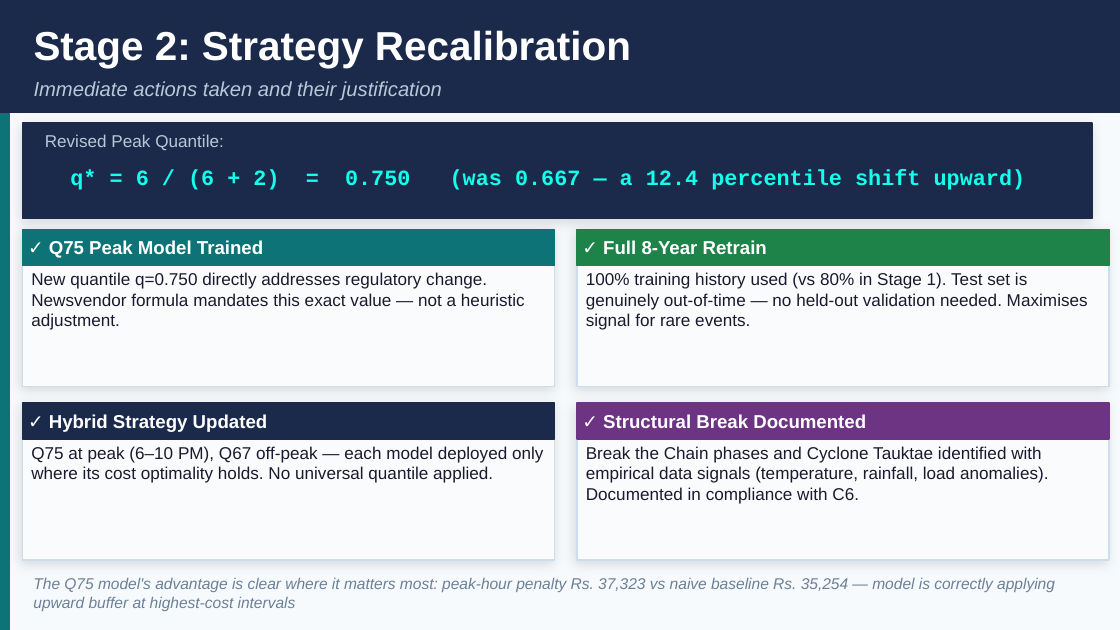
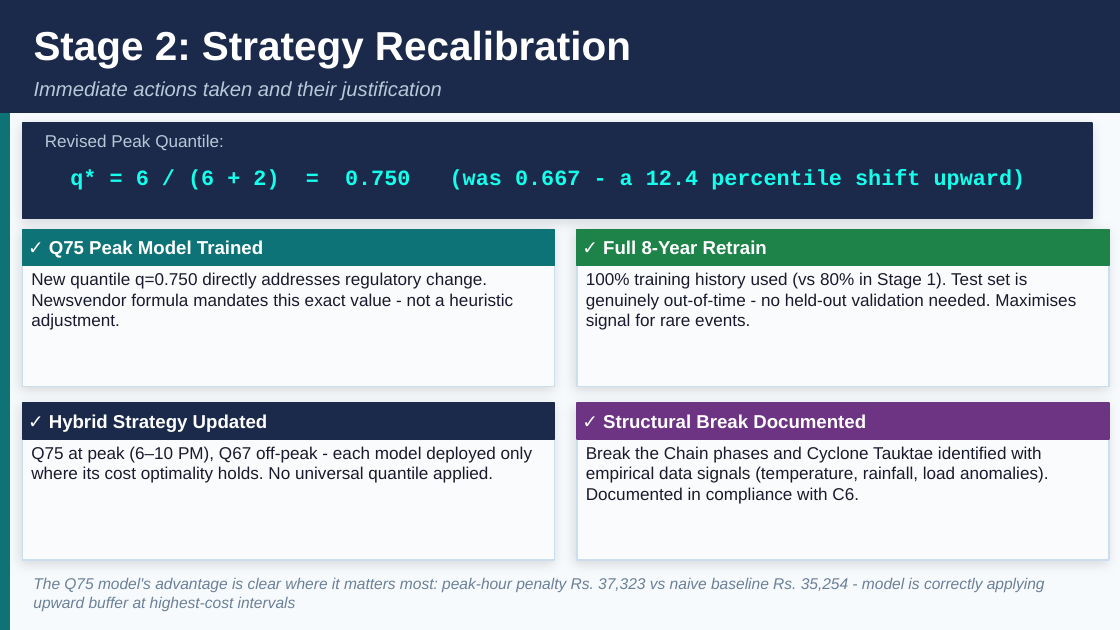
Before and after one commit to arnavgupta2004/DecodeX, a slide deck: slide 7 of Final Deliverables/GRIDSHIELD_Executive_Presentation.pptx. Drawn at 1120x630 pixels with LibreOffice and Linux fonts; fonts in the diff are those of the drawing. Boxes give left, top, right and bottom in pixels: in the first picture for what was removed or moved away, otherwise in the second. Text is boxed around its words. In the diff, an @@ line names an element or a change of style, - is before the commit and + after.

```diff
--- a/Final Deliverables/GRIDSHIELD_Executive_Presentation.pptx
+++ b/Final Deliverables/GRIDSHIELD_Executive_Presentation.pptx
@@ text at bbox=[70, 170, 1026, 190]: text changed @@
-q* = 6 / (6 + 2) = 0.750 (was 0.667 — a 12.4 percentile shift upward)
+q* = 6 / (6 + 2) = 0.750 (was 0.667 - a 12.4 percentile shift upward)
@@ text at bbox=[31, 272, 513, 330]: text changed @@
-New quantile q=0.750 directly addresses regulatory change. Newsvendor formula mandates this exact value — not a heuristic adjustment.
+New quantile q=0.750 directly addresses regulatory change. Newsvendor formula mandates this exact value - not a heuristic adjustment.
@@ text at bbox=[586, 272, 1076, 330]: text changed @@
-100% training history used (vs 80% in Stage 1). Test set is genuinely out-of-time — no held-out validation needed. Maximises signal for rare events.
+100% training history used (vs 80% in Stage 1). Test set is genuinely out-of-time - no held-out validation needed. Maximises signal for rare events.
@@ text at bbox=[31, 446, 532, 483]: text changed @@
-Q75 at peak (6–10 PM), Q67 off-peak — each model deployed only where its cost optimality holds. No universal quantile applied.
+Q75 at peak (6–10 PM), Q67 off-peak - each model deployed only where its cost optimality holds. No universal quantile applied.
@@ text at bbox=[33, 578, 1045, 611]: text changed @@
-The Q75 model's advantage is clear where it matters most: peak-hour penalty Rs. 37,323 vs naive baseline Rs. 35,254 — model is correctly applying upward buffer at highest-cost intervals
+The Q75 model's advantage is clear where it matters most: peak-hour penalty Rs. 37,323 vs naive baseline Rs. 35,254 - model is correctly applying upward buffer at highest-cost intervals
```
Also in this commit, not shown: 10 other slides changed, 3 slides added, 3 slides removed, 4 other files.
